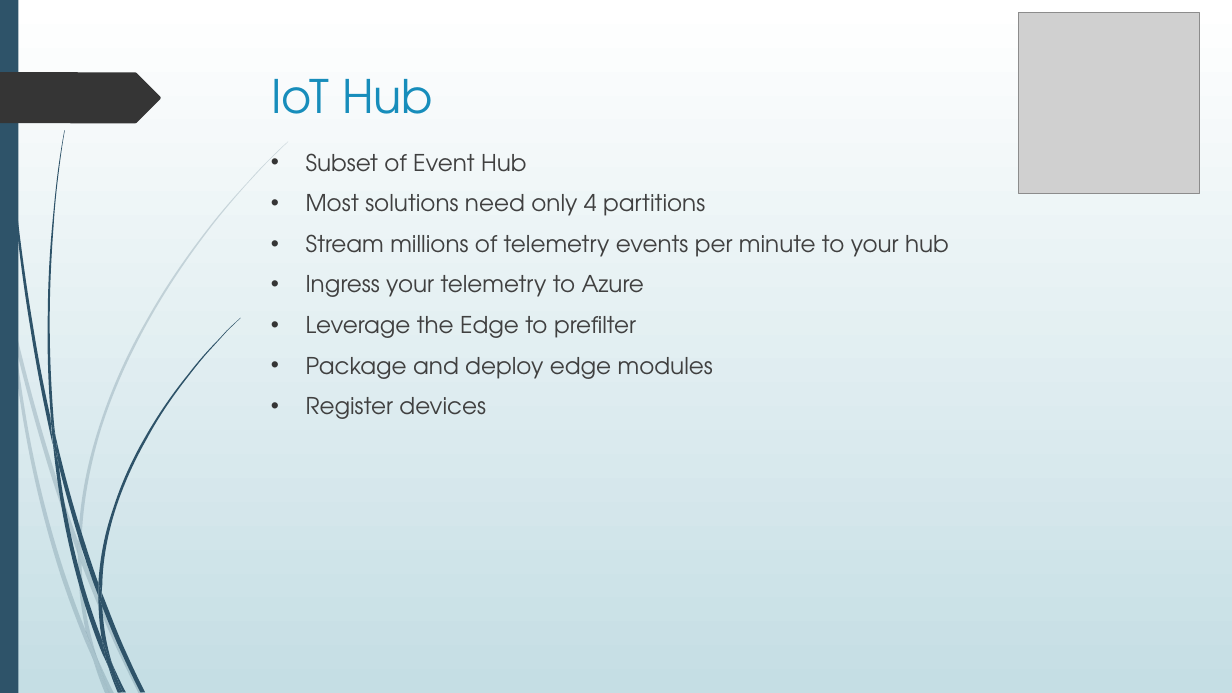
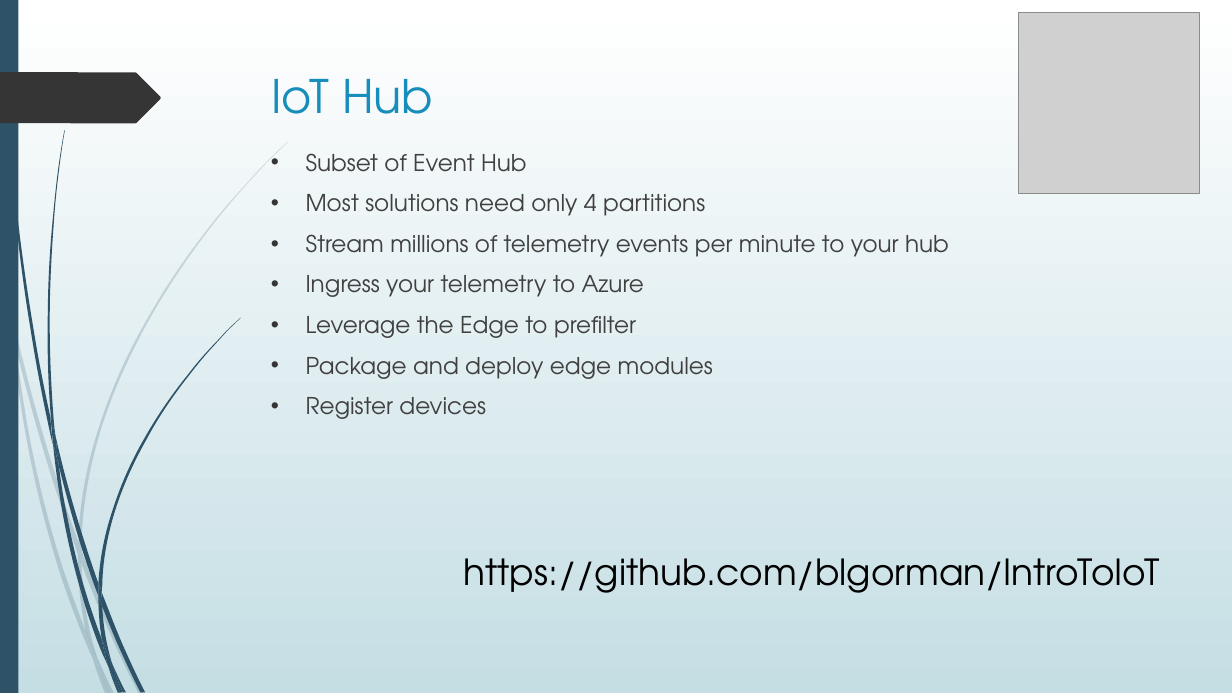
Before and after one commit to blgorman/ServerlessMessagingDemystified, a slide deck: slide 14 of ServerlessMessagingDemystified.pptx. Drawn at 1232x693 pixels with LibreOffice and Linux fonts; fonts in the diff are those of the drawing; grey boxes stand for pictures. Boxes give left, top, right and bottom in pixels: in the first picture for what was removed or moved away, otherwise in the second. Text is boxed around its words. In the diff, an @@ line names an element or a change of style, - is before the commit and + after.

```diff
--- a/ServerlessMessagingDemystified.pptx
+++ b/ServerlessMessagingDemystified.pptx
@@ text added at (x1=464, y1=558, x2=1160, y2=593), 28 pt, text #000000 @@
+https://github.com/blgorman/IntroToIoT
```
Also in this commit, not shown: 8 other slides changed, 11 slides added, 11 other files.
